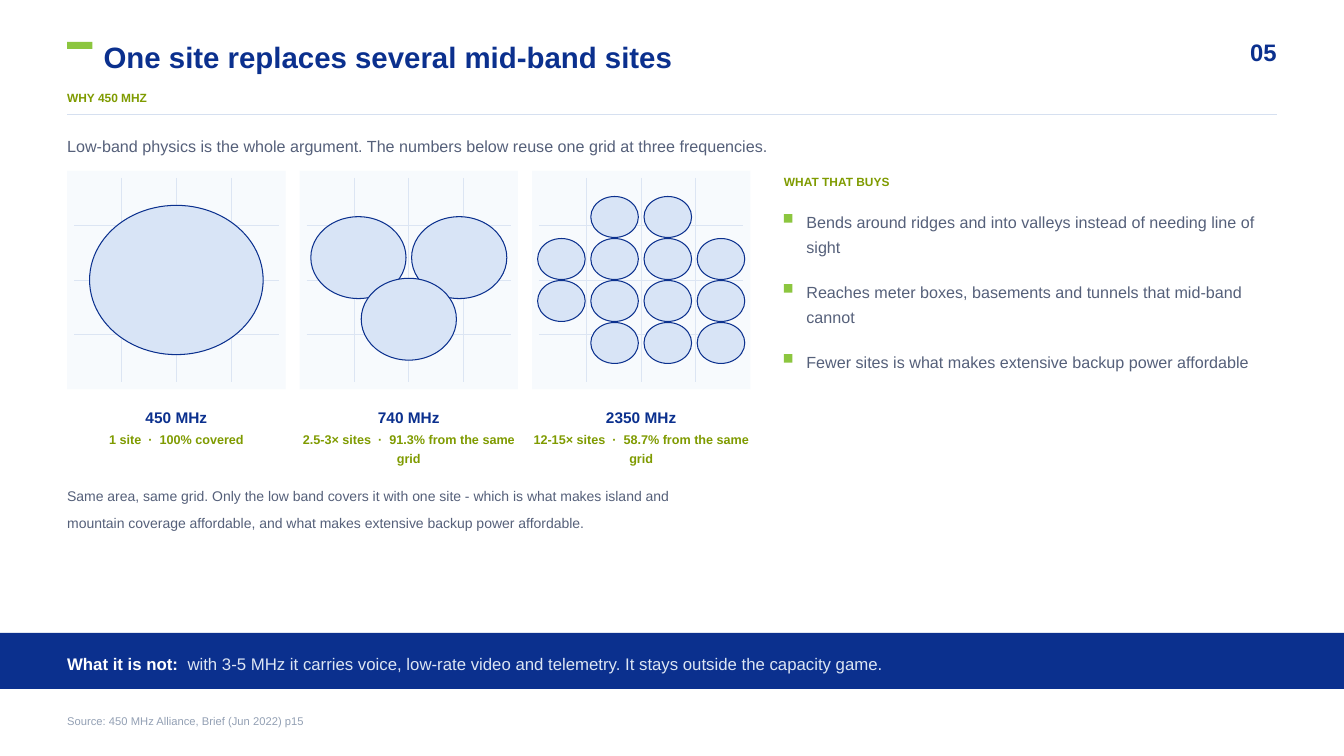
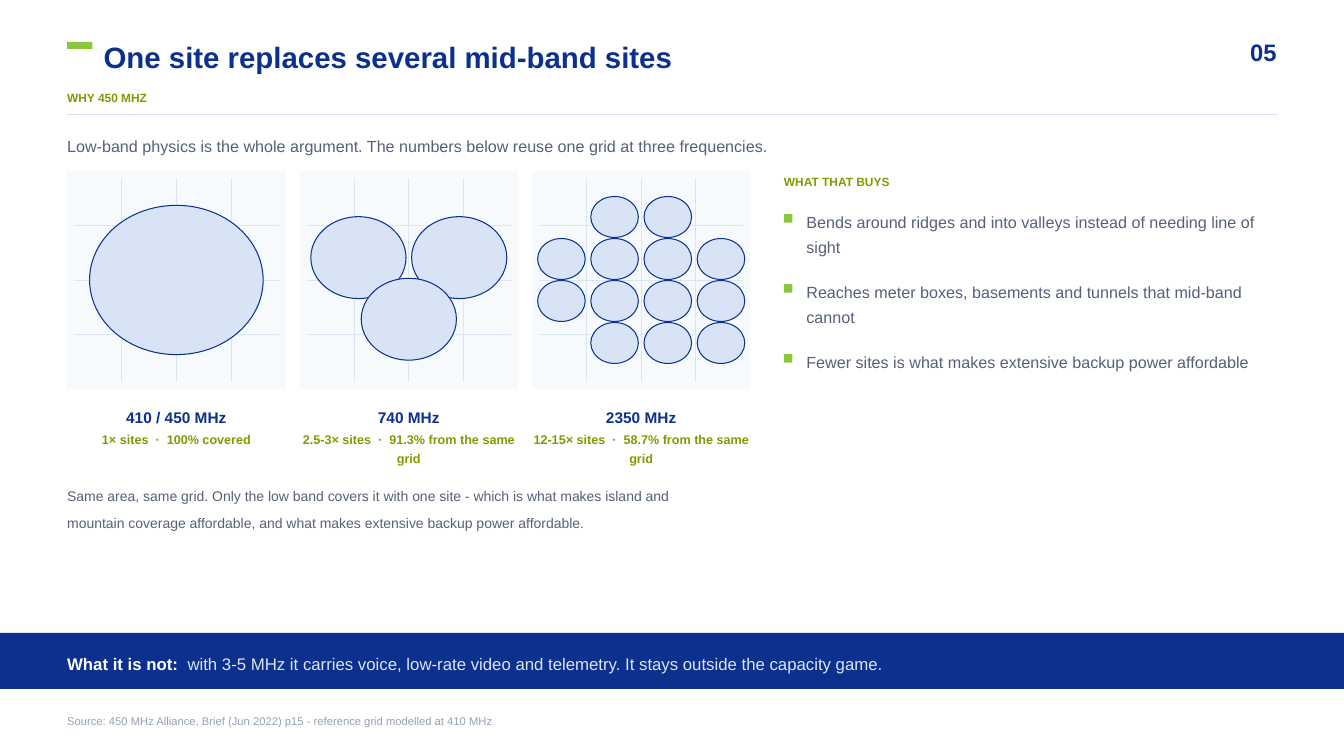
Before and after one commit to mearneste4-max/Philippines-450M, a slide deck: slide 5 of 01_交付物/菲律宾450M方案_v7.pptx. Drawn at 1344x756 pixels with LibreOffice and Linux fonts; fonts in the diff are those of the drawing. Boxes give left, top, right and bottom in pixels: in the first picture for what was removed or moved away, otherwise in the second. Text is boxed around its words. In the diff, an @@ line names an element or a change of style, - is before the commit and + after.

```diff
--- a/01_交付物/菲律宾450M方案_v7.pptx
+++ b/01_交付物/菲律宾450M方案_v7.pptx
@@ text at [126, 412, 227, 423]: text changed @@
-450 MHz
+410 / 450 MHz
@@ text at [102, 435, 250, 444]: text changed @@
-1 site · 100% covered
+1× sites · 100% covered
@@ text at [67, 717, 492, 727]: text changed @@
-Source: 450 MHz Alliance, Brief (Jun 2022) p15
+Source: 450 MHz Alliance, Brief (Jun 2022) p15 - reference grid modelled at 410 MHz
```
Also in this commit, not shown: 14 other slides changed, 40 other files.
